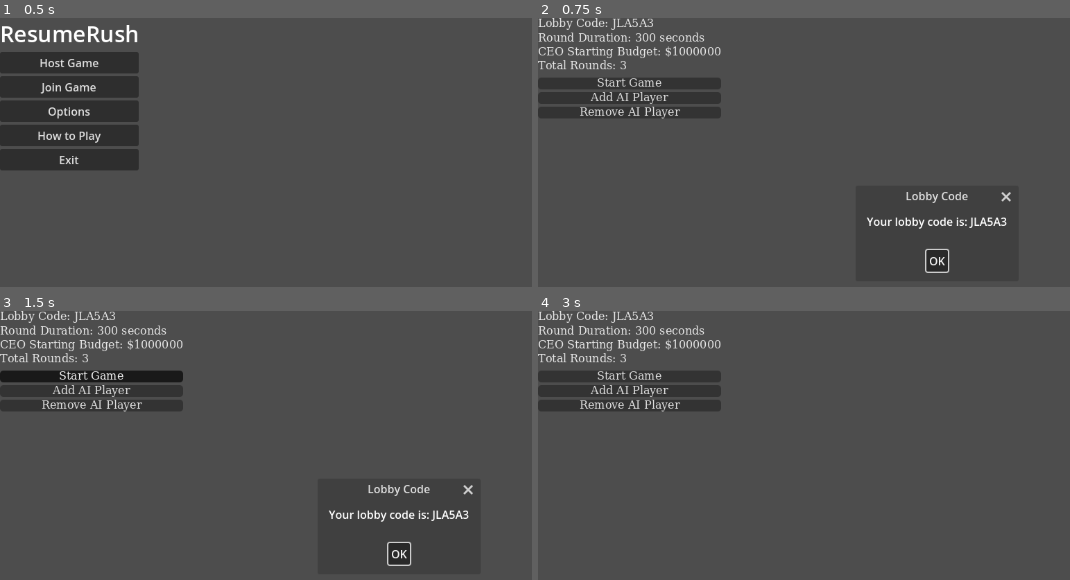
Above: before the commit, frames 1-4 (two rows, left to right).
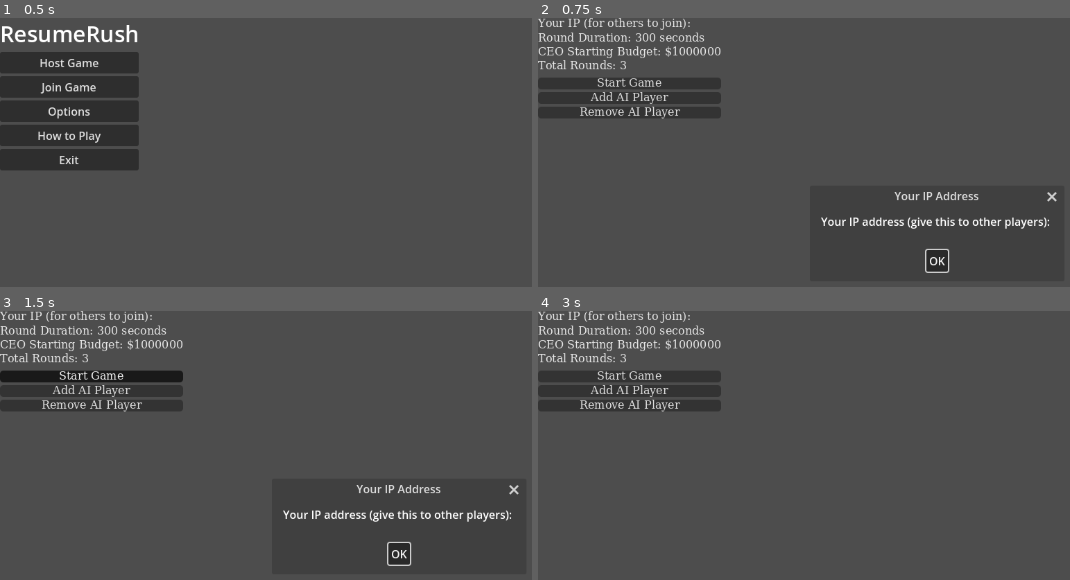
Above: after the commit, the same moments.

Repository: ctf05/ResumeRushGodot
Game: Godot game, scene res://main.tscn
The game is run twice, just before and just after one commit, with the same random seed, the same clock (stepped at 60 frames per second) and the same inputs.
Inputs:
- Up to frame 1 (0.5 s): no input
- Up to frame 2 (0.75 s): click "Host Game" at 0.5 s
- Up to frame 3 (1.5 s): click "Start Game" at 1.25 s
- Up to frame 4 (3 s): click "Start Game" at 2 s; click "OK" at 2.75 s

Frame 1 is identical in both runs. In frame 2, 1.6% of the frame differs, in the area x 0-98%, y 0-79%; in frame 3, 1.6%; in frame 4, 0.4%.

Commit message:
non-local server implemented, untested

Diff:
--- a/lobby.gd
+++ b/lobby.gd
@@ -6,7 +6,7 @@
 var remove_ai_button
 var game_settings_label
 var not_enough_players_dialog
-var lobby_code_label: Label
+var ip_info_label: Label
 signal start_game
 signal add_ai_player
 signal remove_ai_player
@@ -22,7 +22,6 @@
 		print("Players: ", players)
 		if players.is_empty():
 			print("Player list is empty")
-			# You might want to add the local player here
 			if get_parent().has_method("add_player"):
 				get_parent().add_player(multiplayer.get_unique_id())
 				players = get_parent().get_players()
@@ -31,7 +30,6 @@
 	else:
 		print("Parent node doesn't have get_players method")
 
-	# Apply custom theme
 	if get_parent() and get_parent().has_method("get_custom_theme"):
 		var custom_theme = get_parent().get_custom_theme()
 		if custom_theme:
@@ -42,7 +40,6 @@
 	else:
 		print("Parent node doesn't have get_custom_theme method")
 
-	# Update game settings display
 	if get_parent() and get_parent().has_method("get_game_settings"):
 		var settings = get_parent().get_game_settings()
 		game_settings_label.text = "Round Duration: %d seconds\nCEO Starting Budget: $%d\nTotal Rounds: %d" % [
@@ -54,14 +51,17 @@
 	else:
 		print("get_game_settings method not found")
 
+	if get_parent() and get_parent().has_method("get_public_ip"):
+		get_parent().get_public_ip()
+
 func _create_ui():
 	var vbox = VBoxContainer.new()
 	vbox.set_anchors_and_offsets_preset(Control.PRESET_FULL_RECT)
 	add_child(vbox)
 
-	lobby_code_label = Label.new()
-	lobby_code_label.text = "Lobby Code: " + get_parent().lobby_code
-	vbox.add_child(lobby_code_label)
+	ip_info_label = Label.new()
+	ip_info_label.text = "Your IP (for others to join): " + get_parent().external_ip
+	vbox.add_child(ip_info_label)
 
 	game_settings_label = Label.new()
 	game_settings_label.text = "Game Settings"
@@ -110,7 +110,6 @@
 	else:
 		print("Cannot update player list: PlayerList node not found")
 
-	# Only show the Start button for the host (first player to join)
 	if start_button:
 		if players.size() > 0 and multiplayer.get_unique_id() == players.keys()[0]:
 			start_button.show()
@@ -120,6 +119,12 @@
 			print("Start button hidden")
 	else:
 		print("StartButton not found for visibility update")
+
+func update_ip_label(new_ip):
+	if ip_info_label:
+		ip_info_label.text = "Your IP (for others to join): " + new_ip
+	else:
+		print("IP info label not found")
 
 func _on_start_pressed():
 	print("Start button pressed")
--- a/main.gd
+++ b/main.gd
@@ -2,25 +2,31 @@
 
 const MIN_PLAYERS = 4
 const MAX_PLAYERS = 8
+const DEFAULT_PORT = 4242
 const DEFAULT_ROUND_DURATION = 300  # 5 minutes in seconds
 const DEFAULT_CEO_STARTING_BUDGET = 1000000
+const STUN_SERVER = "stun.l.google.com"
+const STUN_PORT = 19302
+const IP_CHECK_INTERVAL = 60  # Check IP every 60 seconds
+const IP_CHECK_URL = "https://api.ipify.org"
 
 enum Role { CEO, CANDIDATE }
 enum GameState { LOBBY, PLAYING, ENDED }
 
 var players = {}
 var resumes = []
-
 var peer = ENetMultiplayerPeer.new()
-
 var main_menu: Control
 var game_instance: Node2D
-
 var round_duration = DEFAULT_ROUND_DURATION
 var ceo_starting_budget = DEFAULT_CEO_STARTING_BUDGET
 var total_rounds = 3
-var lobby_code = ""
+var external_ip = ""
 var ai_players = []
+var is_host = false
+var connected_peers = []
+var ip_check_timer = Timer.new()
+var http_request = HTTPRequest.new()
 
 @onready var background_music: AudioStreamPlayer = $BackgroundMusic
 @onready var sfx_player: AudioStreamPlayer = $SFXPlayer
@@ -40,16 +46,83 @@
 	multiplayer.peer_connected.connect(self._player_connected)
 	multiplayer.peer_disconnected.connect(self._player_disconnected)
 
+	ip_check_timer.connect("timeout", self._check_ip)
+	add_child(ip_check_timer)
+
+	add_child(http_request)
+	http_request.connect("request_completed", self._on_ip_request_completed)
+	get_public_ip()
+
 	_load_theme()
 	_initialize_main_menu()
 	_load_resumes()
 	_load_audio()
 
 func create_server():
-	peer.create_server(4242, MAX_PLAYERS)
+	is_host = true
+	peer.create_server(DEFAULT_PORT, MAX_PLAYERS)
 	multiplayer.multiplayer_peer = peer
-	lobby_code = generate_lobby_code()
-	print("Server created with lobby code: ", lobby_code)
+	await get_public_ip()
+	print("Server created. Your IP address (lobby code) is: ", external_ip)
+	ip_check_timer.start(IP_CHECK_INTERVAL)
+
+func get_public_ip():
+	http_request.request(IP_CHECK_URL)
+
+func _on_ip_request_completed(result, response_code, headers, body):
+	if result == HTTPRequest.RESULT_SUCCESS:
+		var new_ip = body.get_string_from_utf8()
+		if new_ip != external_ip:
+			external_ip = new_ip
+			if is_host:
+				_notify_peers_of_ip_change()
+		print("Public IP: ", external_ip)
+	else:
+		print("Failed to get public IP")
+
+func _check_ip():
+	if is_host:
+		get_public_ip()
+
+func _update_lobby_ip():
+	if has_node("Lobby"):
+		get_node("Lobby").update_ip_label(external_ip)
+
+func _notify_peers_of_ip_change():
+	for peer in connected_peers:
+		rpc_id(peer, "_update_host_ip", external_ip)
+
+@rpc("any_peer", "reliable")
+func _update_host_ip(new_ip):
+	external_ip = new_ip
+	print("Host IP updated to: ", external_ip)
+	_update_lobby_ip()
+
+func join_lobby(ip):
+	peer.create_client(ip, DEFAULT_PORT)
+	multiplayer.multiplayer_peer = peer
+	print("Joining lobby at IP: ", ip)
+
+func _show_lobby():
+	main_menu.hide()
+	var lobby = preload("res://lobby.tscn").instantiate()
+	lobby.connect("start_game", Callable(self, "_on_lobby_start_game"))
+	lobby.connect("add_ai_player", Callable(self, "_add_ai_player"))
+	lobby.connect("remove_ai_player", Callable(self, "_remove_ai_player"))
+	add_child(lobby)
+	_update_lobby_ip()  # Update IP label when lobby is shown
+
+func _player_connected(id):
+	print("Player connected: ", id)
+	players[id] = {"role": null, "score": 0, "budget": ceo_starting_budget, "name": "Player " + str(id)}
+	connected_peers.append(id)
+	rpc("_update_player_list", players)
+
+func _player_disconnected(id):
+	print("Player disconnected: ", id)
+	players.erase(id)
+	connected_peers.erase(id)
+	rpc("_update_player_list", players)
 
 @rpc("any_peer", "call_local")
 func _start_game_rpc():
@@ -120,18 +193,18 @@
 	play_sound("button_click")
 	create_server()
 	_show_lobby()
-	_show_lobby_code()
-
-func _show_lobby_code():
+	_show_host_ip()
+
+func _show_host_ip():
 	var dialog = AcceptDialog.new()
-	dialog.title = "Lobby Code"
-	dialog.dialog_text = "Your lobby code is: " + lobby_code
+	dialog.title = "Your IP Address"
+	dialog.dialog_text = "Your IP address (give this to other players): " + external_ip
 	add_child(dialog)
 	dialog.popup_centered()
 
 func _on_join_pressed():
 	play_sound("button_click")
-	_show_lobby_code_dialog()
+	_show_join_dialog()
 
 func _on_options_pressed():
 	play_sound("button_click")
@@ -141,18 +214,18 @@
 	play_sound("button_click")
 	get_tree().quit()
 
-func _show_lobby_code_dialog():
+func _show_join_dialog():
 	var dialog = AcceptDialog.new()
 	dialog.title = "Join Game"
 
-	var code_input = LineEdit.new()
-	code_input.placeholder_text = "Enter Lobby Code"
-	dialog.add_child(code_input)
+	var ip_input = LineEdit.new()
+	ip_input.placeholder_text = "Enter Host IP"
+	dialog.add_child(ip_input)
 
 	dialog.add_button("Join", true, "join")
 	dialog.connect("custom_action", func(action):
 		if action == "join":
-			join_lobby(code_input.text)
+			join_lobby(ip_input.text)
 			_show_lobby()
 		dialog.queue_free()
 	)
@@ -214,16 +287,6 @@
 
 	if main_menu:
 		main_menu.hide()
-
-func _player_connected(id):
-	print("Player connected: ", id)
-	players[id] = {"role": null, "score": 0, "budget": ceo_starting_budget, "name": "Player " + str(id)}
-	rpc("_update_player_list", players)
-
-func _player_disconnected(id):
-	print("Player disconnected: ", id)
-	players.erase(id)
-	rpc("_update_player_list", players)
 
 @rpc("any_peer", "reliable")
 func _update_player_list(new_players):
@@ -376,14 +439,6 @@
 func _on_return_to_menu_pressed():
 	play_sound("button_click")
 	get_tree().reload_current_scene()
-
-func join_lobby(code):
-	# Here we would typically make a request to a matchmaking server
-	# to get the IP address associated with the lobby code.
-	# For this example, we'll assume all games are on the same machine.
-	peer.create_client("127.0.0.1", 4242)
-	multiplayer.multiplayer_peer = peer
-	print("Joined lobby with code: ", code)
 
 func _load_resumes():
 	var file = FileAccess.open("res://data/resumes.json", FileAccess.READ)
@@ -503,18 +558,3 @@
 		rpc("_update_player_list", players)
 		if has_node("Lobby"):
 			get_node("Lobby").update_player_list(players)
-
-func _show_lobby():
-	main_menu.hide()
-	var lobby = preload("res://lobby.tscn").instantiate()
-	lobby.connect("start_game", Callable(self, "_on_lobby_start_game"))
-	lobby.connect("add_ai_player", Callable(self, "_add_ai_player"))
-	lobby.connect("remove_ai_player", Callable(self, "_remove_ai_player"))
-	add_child(lobby)
-
-func generate_lobby_code():
-	const characters = "ABCDEFGHIJKLMNOPQRSTUVWXYZ0123456789"
-	var code = ""
-	for i in range(6):
-		code += characters[randi() % characters.length()]
-	return code
--- a/project.godot
+++ b/project.godot
@@ -18,3 +18,7 @@
 [dotnet]
 
 project/assembly_name="ResumeRush"
+
+[global]
+
+use_ssl=false
Not shown, changed: Ideas.txt
